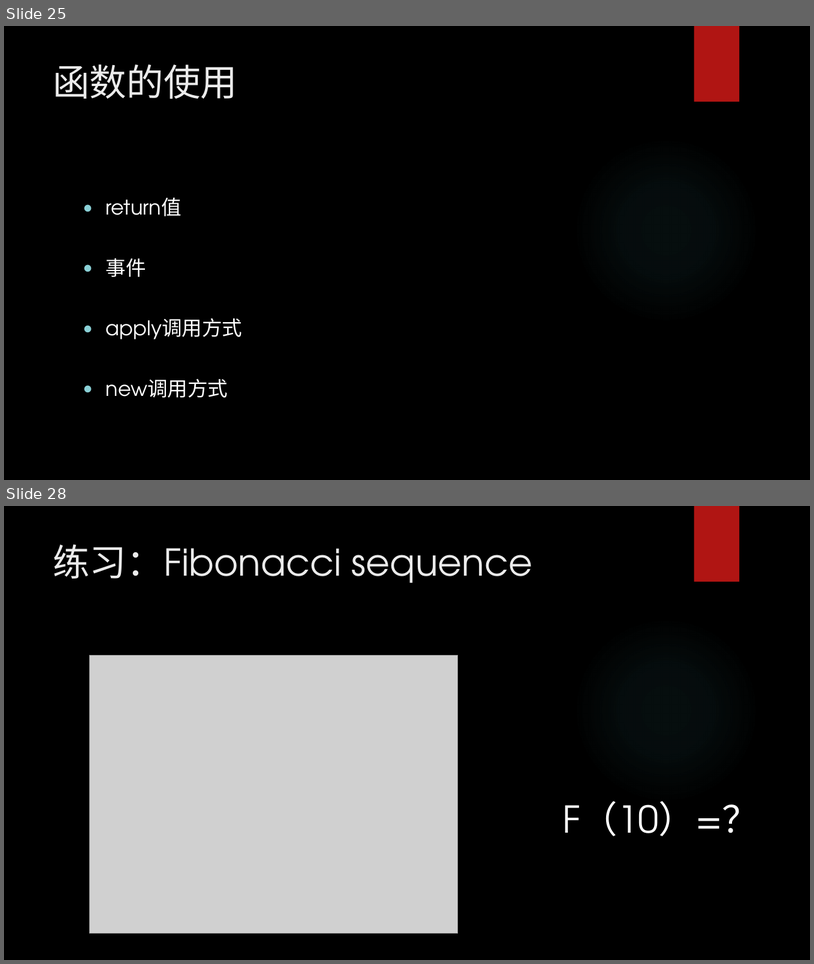
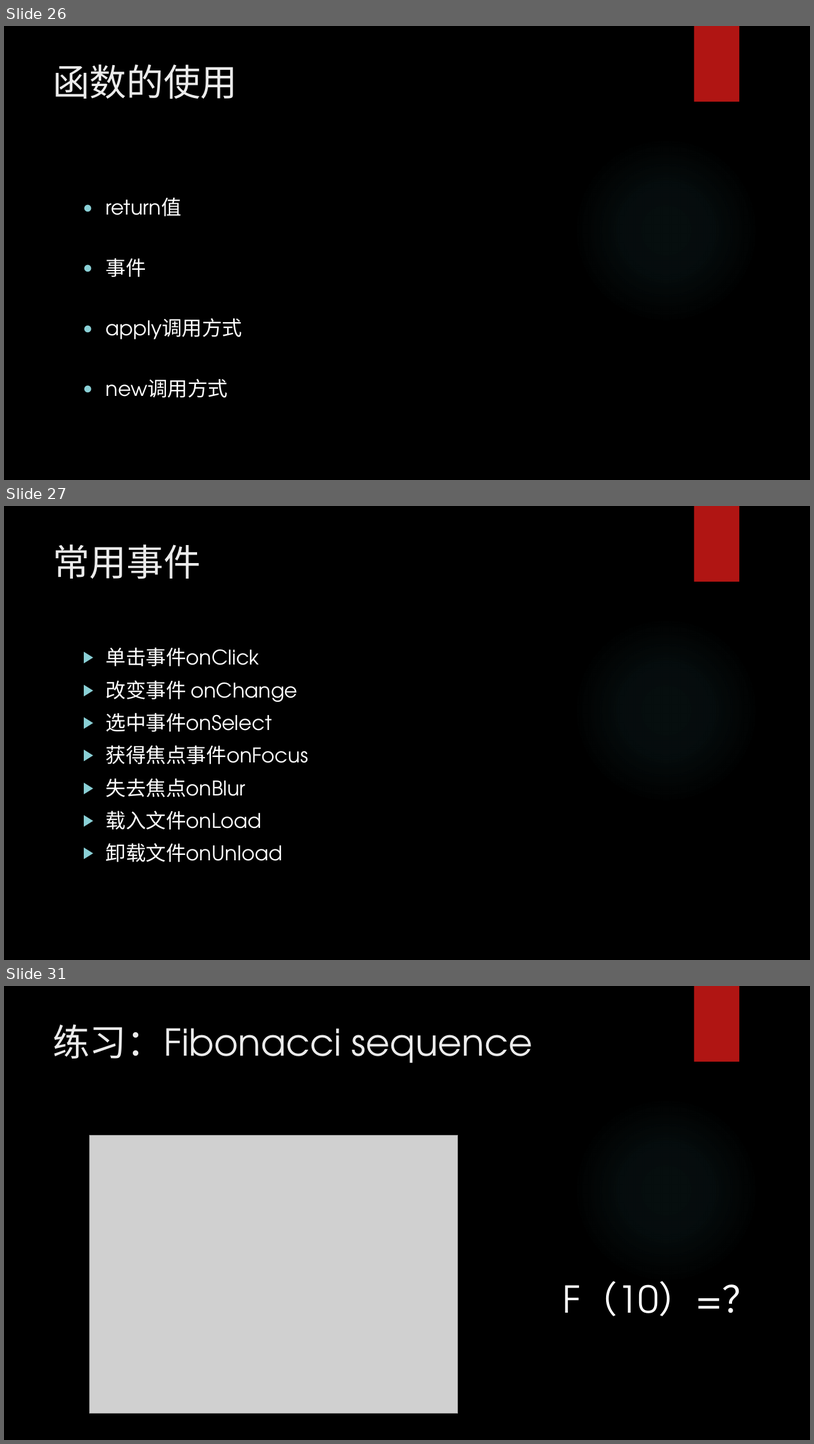
Before and after one commit to chunchill/WEB-Training, a slide deck: 03.JavaScript/JavaScript.pptx. Shown one above the other, each under a label of ours: slides 25 and 28 before the commit, slides 26, 27 and 31 after it; the slides between them are not shown. The pictures are 814x964 and 814x1444 pixels, drawn with LibreOffice and Linux fonts; fonts in the diff are those of the drawing; grey boxes stand for pictures; background and template pictures are left out. Boxes give left, top, right and bottom in pixels: in the first picture for what was removed or moved away, otherwise in the second. Text is boxed around its words. In the diff, an @@ line names an element or a change of style, - is before the commit and + after.

```diff
--- a/03.JavaScript/JavaScript.pptx
+++ b/03.JavaScript/JavaScript.pptx
@@ slide 27 added at (4,506,810,960), background picture (left out); not listed: 2 template elements that a slide beside it also shows @@
@@ title added at (53,544,200,579), 44 pt, text #EBEBEB @@
+常用事件
@@ text added at (106,647,309,862), 24 pt, text #FFFFFF @@
+▶ 单击事件onClick
+▶ 改变事件 onChange
+▶ 选中事件onSelect
+▶ 获得焦点事件onFocus
+▶ 失去焦点onBlur
+▶ 载入文件onLoad
+▶ 卸载文件onUnload
@@ what was slide 25 is now slide 26 @@
@@ what was slide 28 is now slide 31 @@
```
Also in this commit, not shown: 3 slides changed, 2 other slides added, 3 other files.
